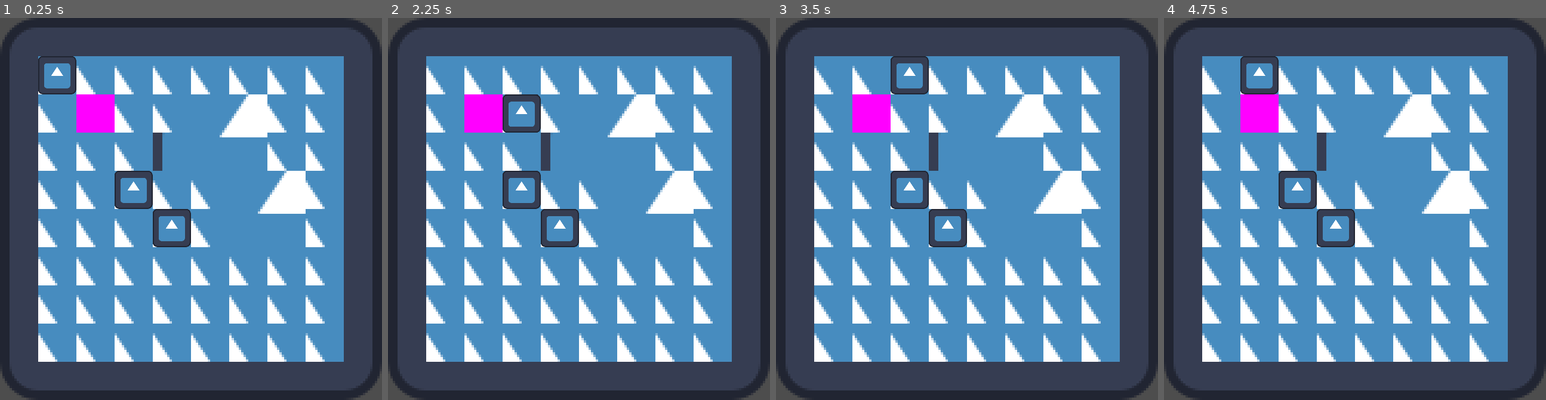
Above: before the commit, frames 1-4 (left to right).
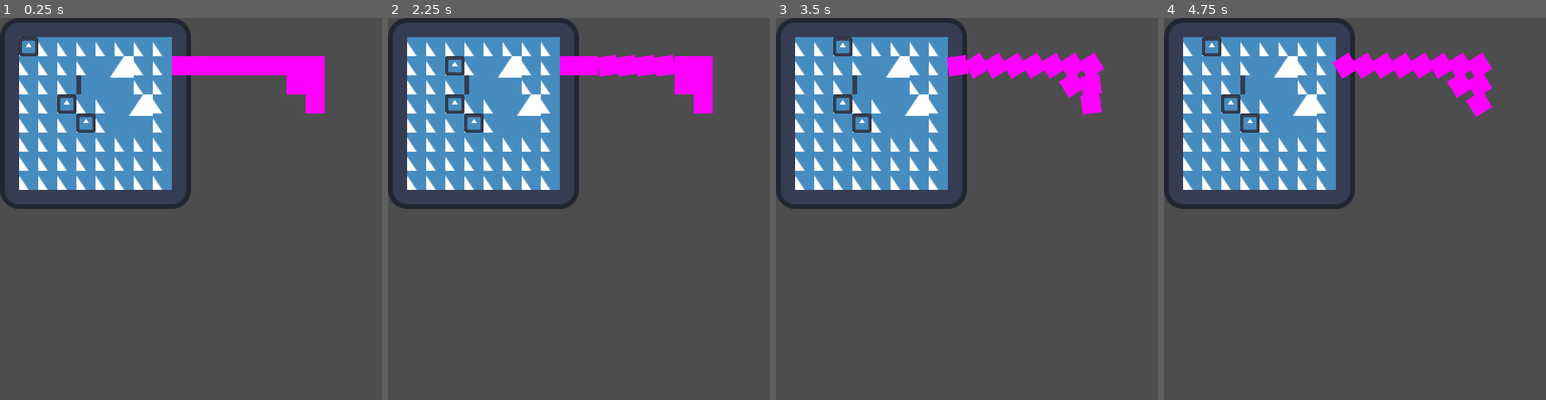
Above: after the commit, the same moments.

Repository: EricZhou-Krey/dino_die
Game: Godot game, scene res://scenes/example_level.tscn
Same seed, same stepped clock (60 frames per second), same inputs: the game is played once before the commit and once after it. The engine's default icon, where the game draws it, is replaced by a stand-in: a white triangle on a blue panel in a dark square.
Inputs:
- Up to frame 1 (0.25 s): no input
- Up to frame 2 (2.25 s): tap Enter at 0.5, 2 s; hold D (right) 0.53-1.28 s; hold E (burn, bound only after the commit) 0.53-1.28 s; tap Space (wait, bound only after the commit) at 0.8, 1.25, 1.35 s; hold S (down) 1.28-2.03 s; tap E (burn, bound only after the commit) at 1.55 s; hold D (right) from 2.03 s (still down); hold E (burn, bound only after the commit) from 2.03 s (still down)
- Up to frame 3 (3.5 s): tap Space (wait, bound only after the commit) at 2.3, 2.75, 2.85 s; release D (right) at 2.78 s; release E (burn, bound only after the commit) at 2.78 s; hold W (up) from 2.78 s (still down); tap E (burn, bound only after the commit) at 3.05 s
- Up to frame 4 (4.75 s): tap Enter at 3.5 s; release W (up) at 3.53 s; hold E (burn, bound only after the commit) 3.53-4.28 s; hold A (left) from 3.53 s (still down); tap Space (wait, bound only after the commit) at 3.8, 4.25, 4.35 s; tap E (burn, bound only after the commit) at 4.55 s

The runs differ from the first frame. In frame 1, 69% of the frame differs, in the area x 0-100%, y 0-100%; in frame 2, 69%; in frame 3, 69%; in frame 4, 69%.

Commit message:
burning logic for bushes, torch on e for the time being

Diff:
--- a/project.godot
+++ b/project.godot
@@ -17,10 +17,10 @@
 
 [display]
 
-window/size/viewport_width=160
-window/size/viewport_height=160
-window/size/window_width_override=640
-window/size/window_height_override=640
+window/size/viewport_width=320
+window/size/viewport_height=320
+window/size/window_width_override=1280
+window/size/window_height_override=1280
 window/stretch/mode="canvas_items"
 
 [input]
@@ -45,6 +45,16 @@
 "events": [Object(InputEventKey,"resource_local_to_scene":false,"resource_name":"","device":-1,"window_id":0,"alt_pressed":false,"shift_pressed":false,"ctrl_pressed":false,"meta_pressed":false,"pressed":false,"keycode":0,"physical_keycode":68,"key_label":0,"unicode":100,"echo":false,"script":null)
 ]
 }
+wait={
+"deadzone": 0.5,
+"events": [Object(InputEventKey,"resource_local_to_scene":false,"resource_name":"","device":-1,"window_id":0,"alt_pressed":false,"shift_pressed":false,"ctrl_pressed":false,"meta_pressed":false,"pressed":false,"keycode":0,"physical_keycode":32,"key_label":0,"unicode":32,"echo":false,"script":null)
+]
+}
+burn={
+"deadzone": 0.5,
+"events": [Object(InputEventKey,"resource_local_to_scene":false,"resource_name":"","device":-1,"window_id":0,"alt_pressed":false,"shift_pressed":false,"ctrl_pressed":false,"meta_pressed":false,"pressed":false,"keycode":0,"physical_keycode":69,"key_label":0,"unicode":101,"echo":false,"script":null)
+]
+}
 
 [rendering]
 
--- a/scenes/example_level.tscn
+++ b/scenes/example_level.tscn
@@ -42,9 +42,89 @@
 texture = ExtResource("2_16hhj")
 
 [node name="Bush" type="Node2D" parent="."]
-position = Vector2(40, 40)
+position = Vector2(152, 40)
 script = ExtResource("6_hng8i")
 
 [node name="Sprite2D" type="Sprite2D" parent="Bush"]
 scale = Vector2(16, 16)
 texture = SubResource("PlaceholderTexture2D_mrk1v")
+
+[node name="Bush2" type="Node2D" parent="."]
+position = Vector2(168, 40)
+script = ExtResource("6_hng8i")
+
+[node name="Sprite2D" type="Sprite2D" parent="Bush2"]
+scale = Vector2(16, 16)
+texture = SubResource("PlaceholderTexture2D_mrk1v")
+
+[node name="Bush3" type="Node2D" parent="."]
+position = Vector2(184, 40)
+script = ExtResource("6_hng8i")
+
+[node name="Sprite2D" type="Sprite2D" parent="Bush3"]
+scale = Vector2(16, 16)
+texture = SubResource("PlaceholderTexture2D_mrk1v")
+
+[node name="Bush4" type="Node2D" parent="."]
+position = Vector2(200, 40)
+script = ExtResource("6_hng8i")
+
+[node name="Sprite2D" type="Sprite2D" parent="Bush4"]
+scale = Vector2(16, 16)
+texture = SubResource("PlaceholderTexture2D_mrk1v")
+
+[node name="Bush5" type="Node2D" parent="."]
+position = Vector2(216, 40)
+script = ExtResource("6_hng8i")
+
+[node name="Sprite2D" type="Sprite2D" parent="Bush5"]
+scale = Vector2(16, 16)
+texture = SubResource("PlaceholderTexture2D_mrk1v")
+
+[node name="Bush6" type="Node2D" parent="."]
+position = Vector2(232, 40)
+script = ExtResource("6_hng8i")
+
+[node name="Sprite2D" type="Sprite2D" parent="Bush6"]
+scale = Vector2(16, 16)
+texture = SubResource("PlaceholderTexture2D_mrk1v")
+
+[node name="Bush7" type="Node2D" parent="."]
+position = Vector2(248, 40)
+script = ExtResource("6_hng8i")
+
+[node name="Sprite2D" type="Sprite2D" parent="Bush7"]
+scale = Vector2(16, 16)
+texture = SubResource("PlaceholderTexture2D_mrk1v")
+
+[node name="Bush8" type="Node2D" parent="."]
+position = Vector2(264, 40)
+script = ExtResource("6_hng8i")
+
+[node name="Sprite2D" type="Sprite2D" parent="Bush8"]
+scale = Vector2(16, 16)
+texture = SubResource("PlaceholderTexture2D_mrk1v")
+
+[node name="Bush9" type="Node2D" parent="."]
+position = Vector2(264, 56)
+script = ExtResource("6_hng8i")
+
+[node name="Sprite2D" type="Sprite2D" parent="Bush9"]
+scale = Vector2(16, 16)
+texture = SubResource("PlaceholderTexture2D_mrk1v")
+
+[node name="Bush10" type="Node2D" parent="."]
+position = Vector2(264, 72)
+script = ExtResource("6_hng8i")
+
+[node name="Sprite2D" type="Sprite2D" parent="Bush10"]
+scale = Vector2(16, 16)
+texture = SubResource("PlaceholderTexture2D_mrk1v")
+
+[node name="Bush11" type="Node2D" parent="."]
+position = Vector2(248, 56)
+script = ExtResource("6_hng8i")
+
+[node name="Sprite2D" type="Sprite2D" parent="Bush11"]
+scale = Vector2(16, 16)
+texture = SubResource("PlaceholderTexture2D_mrk1v")
--- a/scripts/entity/burning_bush.gd
+++ /dev/null
@@ -1,20 +0,0 @@
-extends GridLiver
-class_name BurningBush
-
-@export var burn_timer = 3
-var burnt_bush: Resource = load("res://scripts/entity/burnt_bush.gd")
-var burn_directions = [Vector2i.UP, Vector2i.DOWN, Vector2i.LEFT, Vector2i.RIGHT]
-
-func burnout():
-	set_script(burnt_bush)
-
-func _update():
-	var current_tile = levelgrid.local_to_map(global_position)
-	for direction in burn_directions:
-		var entity = levelgrid.get_entity_at_tile(current_tile + direction)
-		if entity is Bush:
-			entity.burn
-
-	burn_timer -= 1
-	if burn_timer == 0:
-		burnout()
--- a/scripts/entity/burnt_bush.gd
+++ /dev/null
@@ -1,2 +0,0 @@
-extends GridLiver
-class_name BurntBush
--- a/scripts/entity/bush.gd
+++ b/scripts/entity/bush.gd
@@ -1,10 +1,34 @@
 extends GridLiver
 class_name Bush
 
-var burning_bush: Resource = load("res://scripts/entity/flaming_bush.gd")
+
+@export var burn_timer = 3
+var burn_directions = [Vector2i.UP, Vector2i.DOWN, Vector2i.LEFT, Vector2i.RIGHT]
+enum State { FRESH, PRE_BURNING, BURNING, BURNT }
+var current_state = State.FRESH
 
 func move(_direction: Vector2i):
 	return true
 
 func burn():
-	set_script(burning_bush)
+	if current_state == State.FRESH:
+		current_state = State.PRE_BURNING
+		#change visual
+		rotation = 15
+
+func _update():
+	match current_state:
+		State.PRE_BURNING:
+			current_state = State.BURNING
+			rotation = 25
+		State.BURNING:
+			var current_tile = levelgrid.local_to_map(global_position)
+			for direction in burn_directions:
+				var entity = levelgrid.get_entity_at_tile(current_tile + direction)
+				if entity != null and entity.has_method("burn"):
+					entity.burn()
+
+			burn_timer -= 1
+			if burn_timer == 0:
+				current_state = State.BURNT
+				rotation = 45
--- a/scripts/entity/player.gd
+++ b/scripts/entity/player.gd
@@ -1,18 +1,27 @@
 extends GridLiver
 class_name Player
 
+@export var facing_direction: Vector2i = Vector2i.DOWN
 
 func _input(event):
-	var actions = {
+	var movement = {
 		"left": Vector2i.LEFT,
 		"right": Vector2i.RIGHT,
 		"up": Vector2i.UP,
 		"down": Vector2i.DOWN,
 	}
 
-	for action in actions:
-		if event.is_action_pressed(action):
+	for label in movement:
+		if event.is_action_pressed(label):
 			levelgrid.update.emit()
-			move(actions[action])
-		if event.is_action_pressed("wait"):
-			levelgrid.update.emit()
+			facing_direction = movement[label]
+			move(movement[label])
+
+	if event.is_action_pressed("wait"):
+		levelgrid.update.emit()
+	if event.is_action_pressed("burn"):
+		var current_tile = levelgrid.local_to_map(global_position)
+		var entity = levelgrid.get_entity_at_tile(current_tile + facing_direction)
+		if entity != null and entity.has_method("burn"):
+			entity.burn()
+		levelgrid.update.emit()
